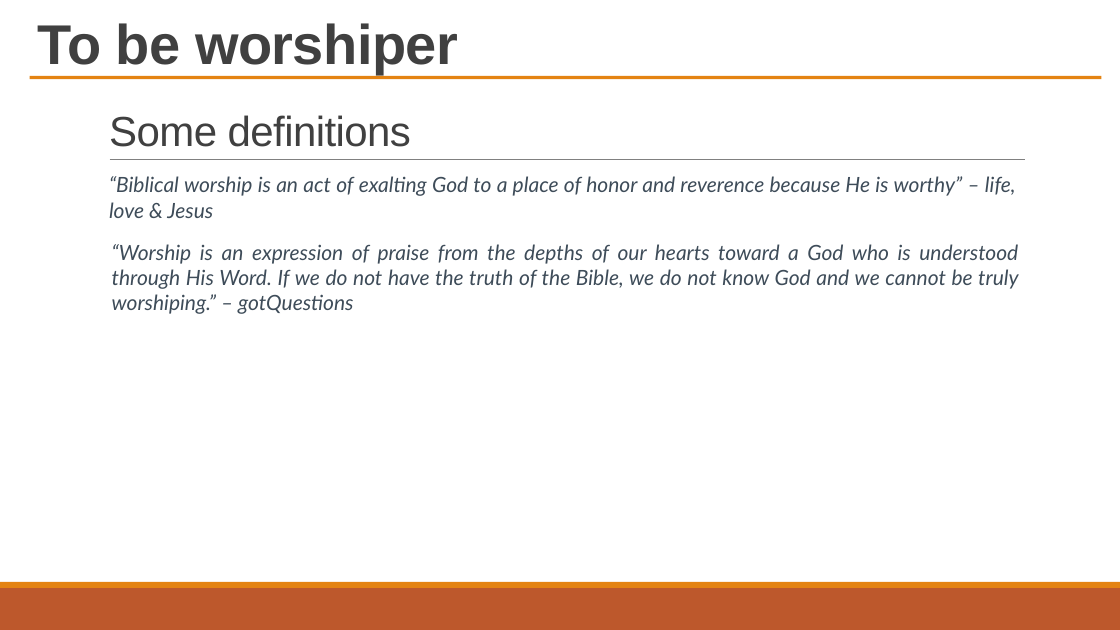
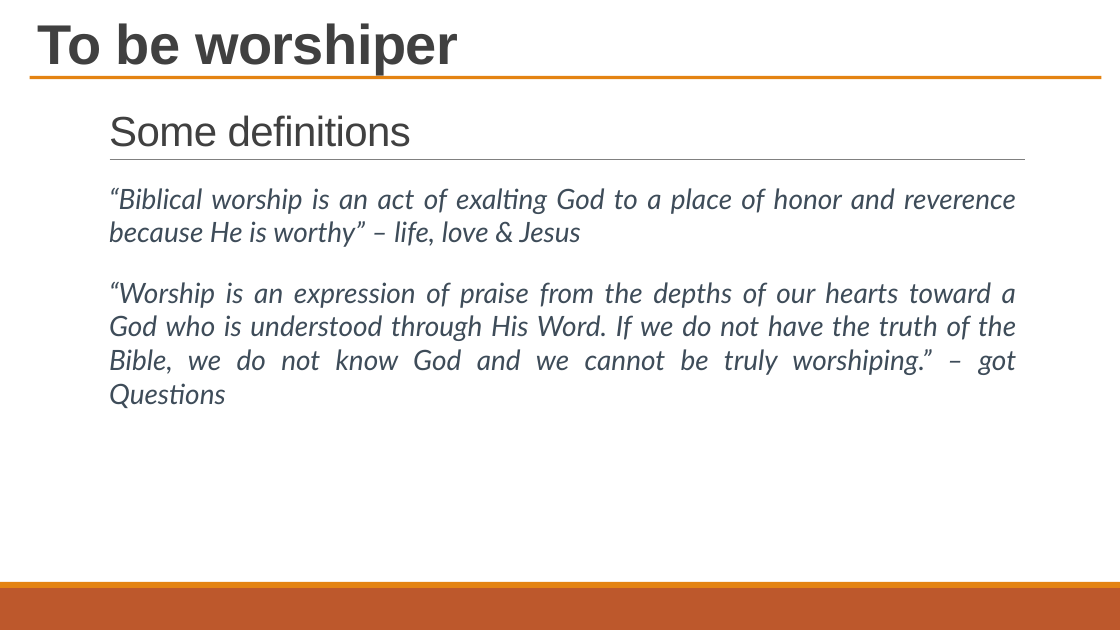
Before and after one commit to PhanNgocTrieu/SWPCT, a slide deck: slide 5 of Worship_Ref.pptx. Drawn at 1120x630 pixels with LibreOffice and Linux fonts; fonts in the diff are those of the drawing. Boxes give left, top, right and bottom in pixels: in the first picture for what was removed or moved away, otherwise in the second. Text is boxed around its words. In the diff, an @@ line names an element or a change of style, - is before the commit and + after.

```diff
--- a/Worship_Ref.pptx
+++ b/Worship_Ref.pptx
@@ text "“Biblical worship is an act ...": place and size @@
-text "“Biblical worship is an act ..." at box(109, 176, 1016, 218)
+text "“Biblical worship is an act ..." at box(109, 188, 1016, 247)
@@ text "“Biblical worship is an act ..." at box(109, 188, 1016, 247): size 18 to 24 pt @@
@@ text at box(109, 282, 1016, 408): text changed; size 18 to 24 pt @@
-“Worship is an expression of praise from the depths of our hearts toward a God who is understood through His Word. If we do not have the truth of the Bible, we do not know God and we cannot be truly worshiping.” – gotQuestions
+“Worship is an expression of praise from the depths of our hearts toward a God who is understood through His Word. If we do not have the truth of the Bible, we do not know God and we cannot be truly worshiping.” – got Questions
```
Also in this commit, not shown: 2 other slides changed, 2 slides added, 1 other file.
